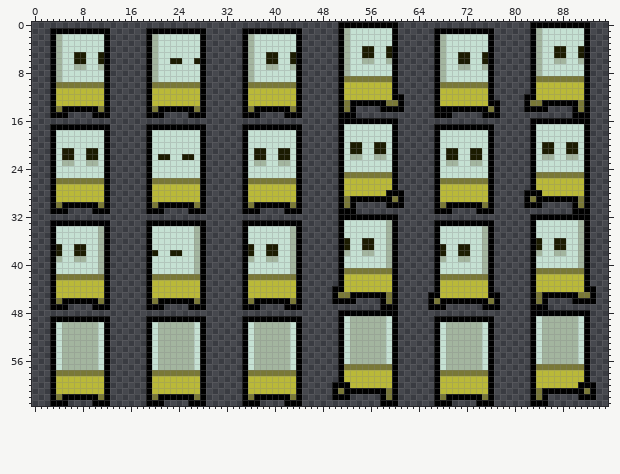
Two states of a sprite sheet, assets/sprites/player.png. This is how it looked before the edit.
The file is 96x64 pixels.
After:
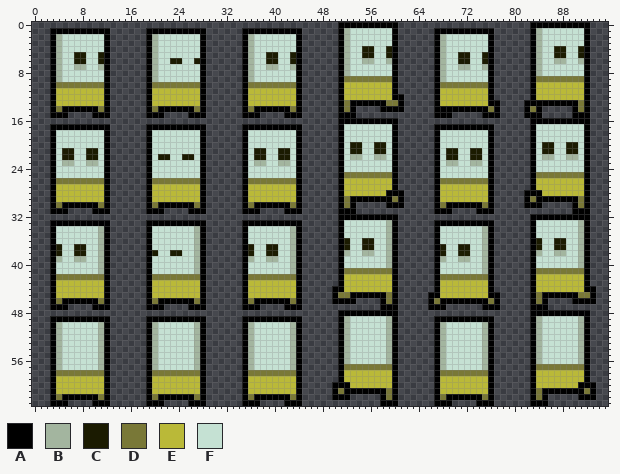
Palette (. is transparent): A #000000  B #a3b59f  C #1b1b01  D #797837  E #bab938  F #c5e1d3
Difference:
y 12: x 82 A -> .
y 13: x 83..84 DD -> AA
y 14: x 83 A -> D; x 85 A -> .
y 15: x 82..84 ... -> AAA
y 49: x 52..59 FBBBBBBF -> BFFFFFFB; x 84..91 FBBBBBBF -> BFFFFFFB
y 50..56: x 4..11 FBBBBBBF -> BFFFFFFB; x 20..27 FBBBBBBF -> BFFFFFFB; x 36..43 FBBBBBBF -> BFFFFFFB; x 52..59 FBBBBBBF -> BFFFFFFB; x 68..75 FBBBBBBF -> BFFFFFFB; x 84..91 FBBBBBBF -> BFFFFFFB
y 57: x 4..11 FBBBBBBF -> BFFFFFFB; x 20..27 FBBBBBBF -> BFFFFFFB; x 36..43 FBBBBBBF -> BFFFFFFB; x 68..75 FBBBBBBF -> BFFFFFFB
Where, in picture pixels (left, top, right, bottom), the same in both pictures:
changed: (524, 94, 548, 118)
changed: (344, 316, 392, 364)
changed: (536, 316, 584, 364)
changed: (56, 322, 104, 370)
changed: (152, 322, 200, 370)
changed: (248, 322, 296, 370)
changed: (440, 322, 488, 370)
